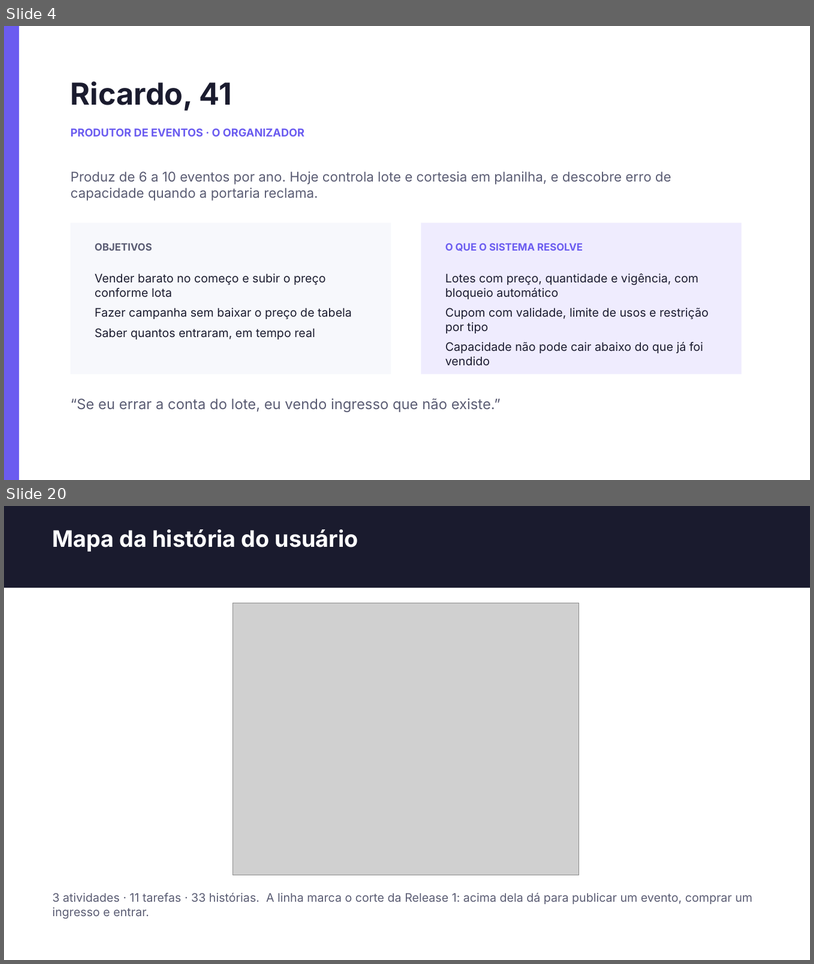
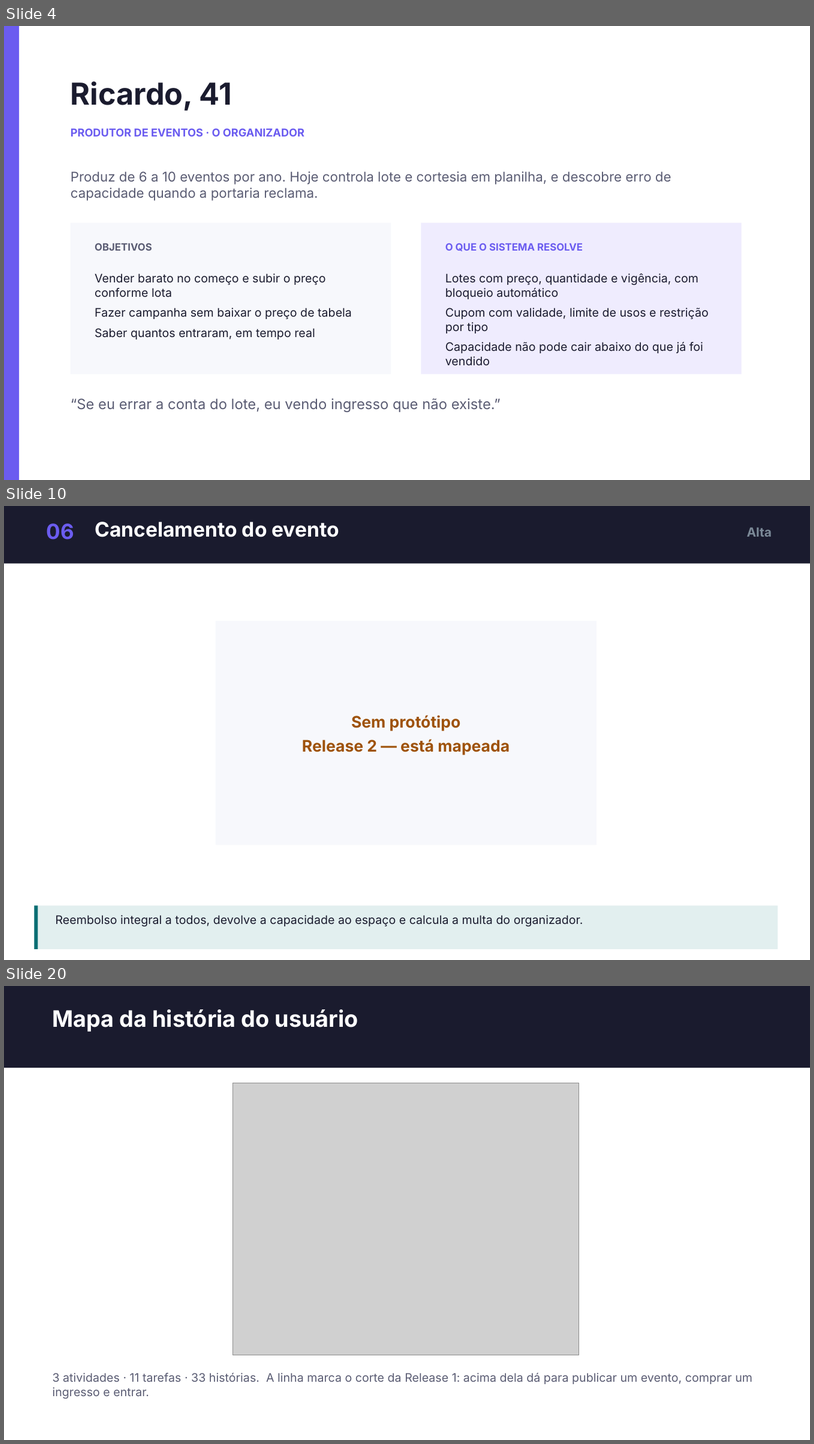
Before and after one commit to dudumalheiros/BilhetePass, a slide deck: docs/slides/BilhetePass-apresentacao.pptx. Shown one above the other, each under a label of ours: slides 4 and 20 before the commit, slides 4, 10 and 20 after it; the slides between them are not shown. The pictures are 814x964 and 814x1444 pixels, drawn with LibreOffice and Linux fonts; fonts in the diff are those of the drawing; grey boxes stand for pictures. Boxes give left, top, right and bottom in pixels: in the first picture for what was removed or moved away, otherwise in the second. Text is boxed around its words. In the diff, an @@ line names an element or a change of style, - is before the commit and + after.

```diff
--- a/docs/slides/BilhetePass-apresentacao.pptx
+++ b/docs/slides/BilhetePass-apresentacao.pptx
@@ slide 10 added at (x1=4, y1=506, x2=810, y2=960), background #FFFFFF @@
@@ rectangle added at (x1=4, y1=506, x2=810, y2=564), fill #1A1B2E @@
@@ text added at (x1=47, y1=523, x2=74, y2=540), 25 pt, text #6B5CF0, bold @@
+06
@@ text added at (x1=95, y1=522, x2=340, y2=537), 24 pt, text #FFFFFF, bold @@
+Cancelamento do evento
@@ text added at (x1=747, y1=528, x2=773, y2=537), 15 pt, text #7B8997, bold @@
+Alta
@@ rectangle added at (x1=216, y1=621, x2=597, y2=845), fill #F7F8FC @@
@@ text added at (x1=302, y1=715, x2=510, y2=755), 19 pt, text #9E520A, bold @@
+Sem protótipo
+Release 2 — está mapeada
@@ rectangle added at (x1=34, y1=905, x2=779, y2=949), fill #E2EFEF @@
@@ rectangle added at (x1=34, y1=905, x2=38, y2=949), fill #0B6E73 @@
@@ text added at (x1=56, y1=915, x2=584, y2=927), 14 pt, text #1A1B2E @@
+Reembolso integral a todos, devolve a capacidade ao espaço e calcula a multa do organizador.
```
Also in this commit, not shown: 6 slides changed, 8 other slides added, 9 slides removed.
